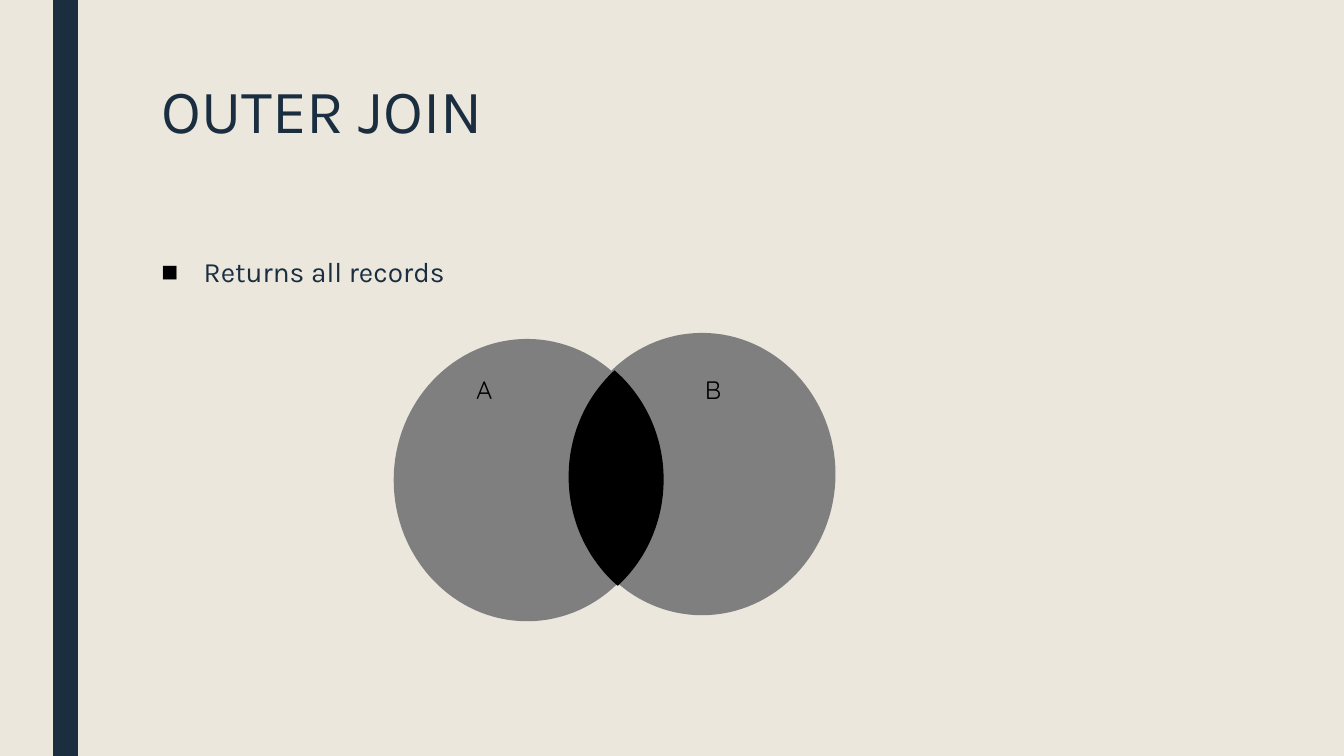
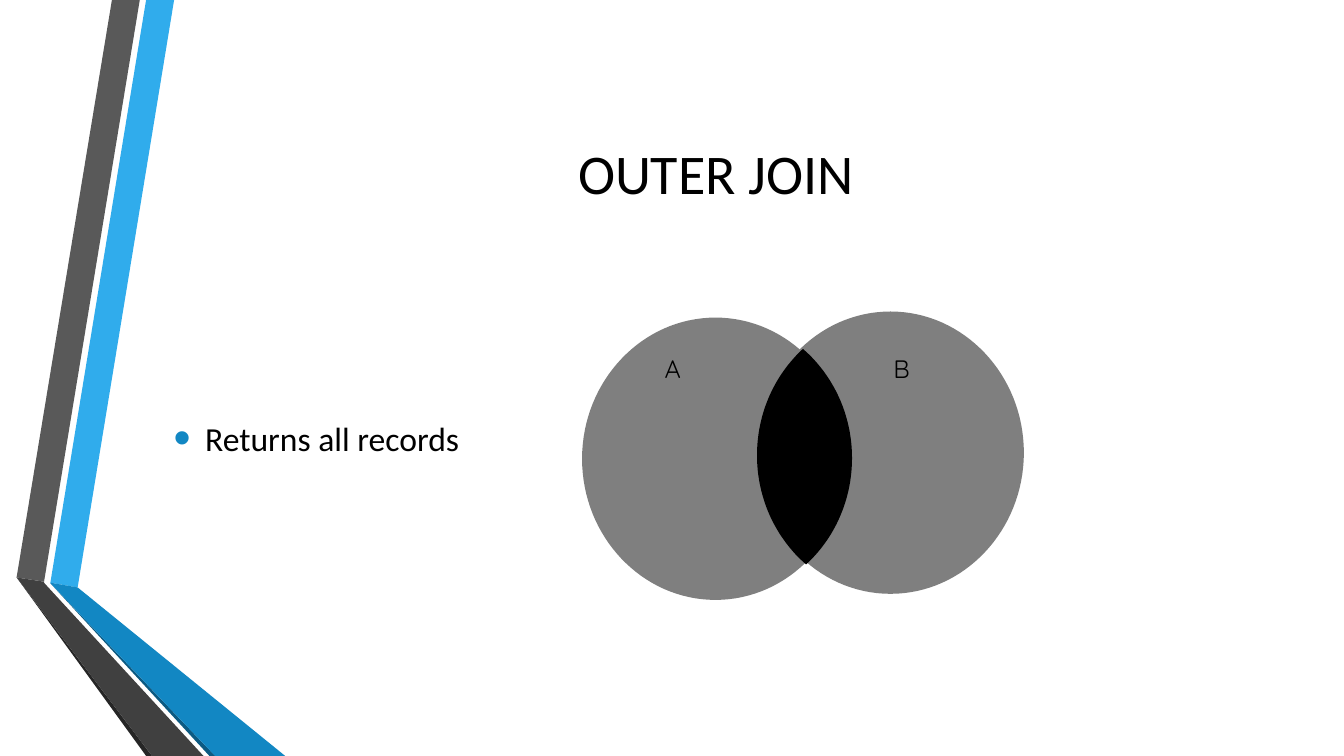
Before and after one commit to MGIS-UMN/GIS5577_week4, a slide deck: slide 10 of Advanced_DB_queries.odp. Drawn at 1344x756 pixels with LibreOffice and Linux fonts; fonts in the diff are those of the drawing; background and template pictures are left out. Boxes give left, top, right and bottom in pixels: in the first picture for what was removed or moved away, otherwise in the second. Text is boxed around its words. In the diff, an @@ line names an element or a change of style, - is before the commit and + after.

```diff
--- a/Advanced_DB_queries.odp
+++ b/Advanced_DB_queries.odp
@@ background #EBE7DD to picture (left out) @@
@@ freeform shape removed at box(52, 0, 78, 756) @@
@@ title "OUTER JOIN": place and size @@
-title "OUTER JOIN" at box(161, 93, 483, 134)
+title "OUTER JOIN" at box(578, 157, 854, 195)
@@ title "OUTER JOIN" at box(578, 157, 854, 195): size 44 to 40 pt, font Karla to Calibri, text colour #1A2E40 to #000000; alignment left to centre; line spacing 0.89 to 1; vertical alignment top to middle @@
@@ text "Returns all records": place and size @@
-text "Returns all records" at box(204, 263, 445, 283)
+text "Returns all records" at box(205, 427, 459, 452)
@@ text "Returns all records" at box(205, 427, 459, 452): size 20 to 24 pt, font Karla to Calibri, text colour #1A2E40 to #000000; bullet ■ to •; line spacing 0.94 to 1; bullet colour #000000 to #1287C3; vertical alignment top to middle @@
@@ freeform shape: place and size @@
-freeform shape at box(568, 333, 835, 616)
+freeform shape at box(582, 318, 849, 600)
@@ freeform shape: place and size @@
-freeform shape at box(394, 339, 661, 622)
+freeform shape at box(757, 312, 1024, 594)
@@ text "A": place and size @@
-text "A" at box(476, 381, 492, 399)
+text "A" at box(665, 360, 681, 378)
@@ freeform shape: place and size @@
-freeform shape at box(569, 370, 663, 586)
+freeform shape at box(757, 349, 852, 565)
@@ text "B": place and size @@
-text "B" at box(705, 381, 721, 399)
+text "B" at box(893, 360, 909, 378)
@@ group added at box(16, 0, 285, 756): 6 freeform shapes @@
```
Also in this commit, not shown: 32 other slides changed.
